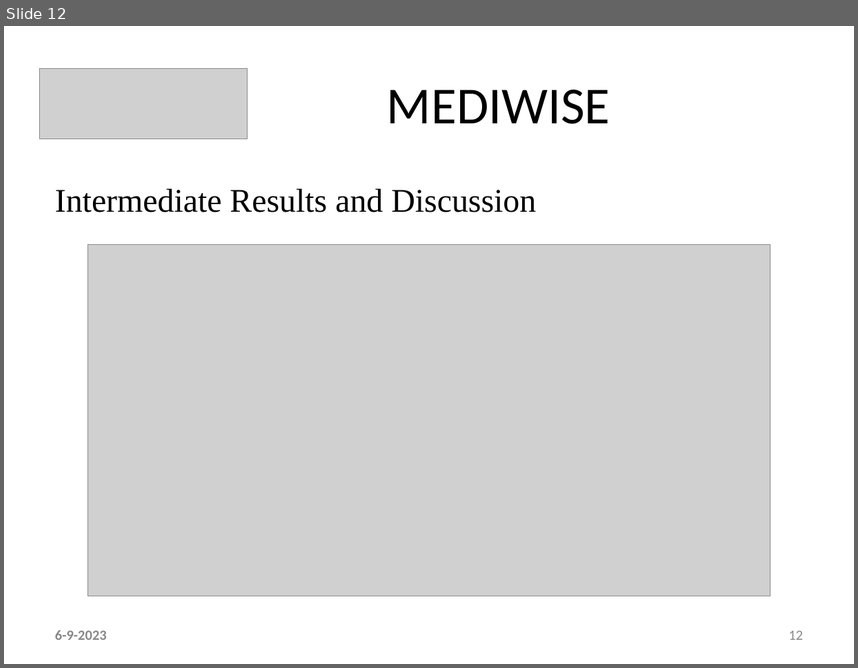
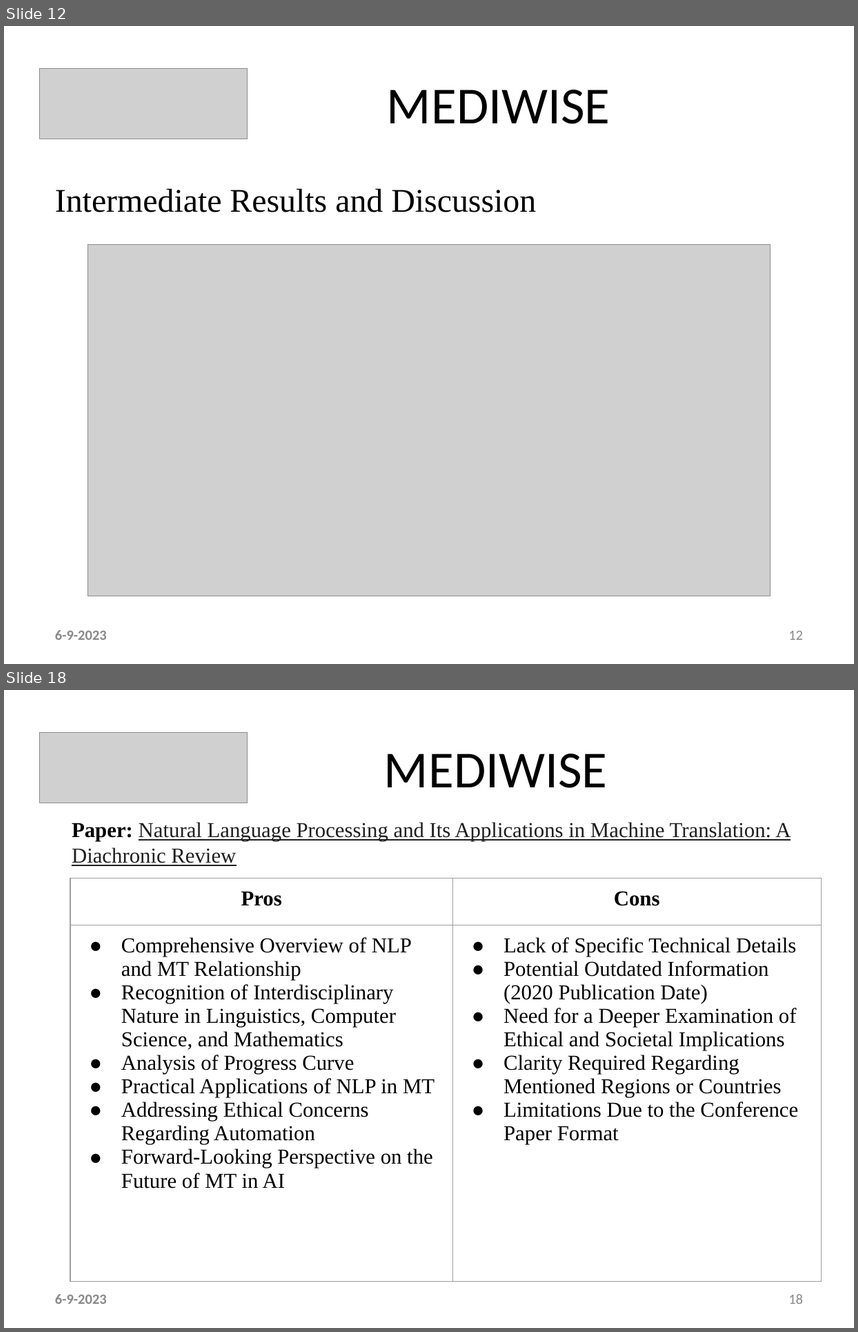
Before and after one commit to ani23-11/MediWise, a slide deck: ppt & references/Main - Ctech PPT Template.pptx. Shown one above the other, each under a label of ours: slide 12 before the commit, slides 12 and 18 after it; the slides between them are not shown. The pictures are 858x668 and 858x1332 pixels, drawn with LibreOffice and Linux fonts; fonts in the diff are those of the drawing; grey boxes stand for pictures. Boxes give left, top, right and bottom in pixels: in the first picture for what was removed or moved away, otherwise in the second. Text is boxed around its words. In the diff, an @@ line names an element or a change of style, - is before the commit and + after.

Commit message:
algorithms1 & ppt_pros_cons

```diff
--- a/ppt & references/Main - Ctech PPT Template.pptx
+++ b/ppt & references/Main - Ctech PPT Template.pptx
@@ slide 18 added at bbox=[4, 690, 854, 1328], background #FFFFFF @@
@@ picture added at bbox=[40, 733, 248, 803] @@
@@ text added at bbox=[384, 753, 607, 788], 44 pt, text #000000 @@
+MEDIWISE
@@ text added at bbox=[72, 822, 791, 866], 18 pt, text #1F1F1F, underline @@
+Paper: Natural Language Processing and Its Applications in Machine Translation: A Diachronic Review
@@ table added at bbox=[70, 878, 821, 1191], 2 rows, 2 columns @@
+Pros | Cons
+Comprehensive Overview of NLP and MT Relationship / Recognition of Interdisciplinary Nature in Linguistics, Computer Science, and Mathematics / Analysis of Progress Curve / Practical Applications of NLP in MT / Addressing Ethical Concerns Regarding Automation / Forward-Looking Perspective on the Future of MT in AI | Lack of Specific Technical Details / Potential Outdated Information (2020 Publication Date) / Need for a Deeper Examination of Ethical and Societal Implications / Clarity Required Regarding Mentioned Regions or Countries / Limitations Due to the Conference Paper Format
@@ text added at bbox=[55, 1294, 107, 1303], 12 pt, text #888888, bold @@
+6-9-2023
@@ page number added at bbox=[789, 1294, 803, 1303], 12 pt, text #888888 @@
+18
```
Also in this commit, not shown: 4 slides changed, 21 other slides added, 2 slides removed, 2 other files.
